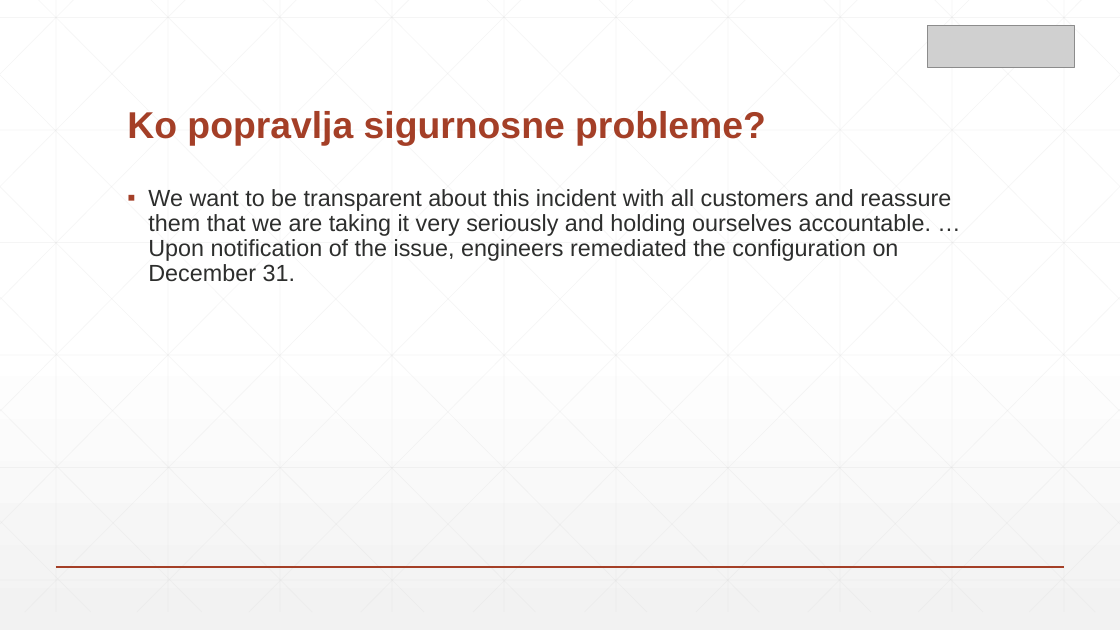
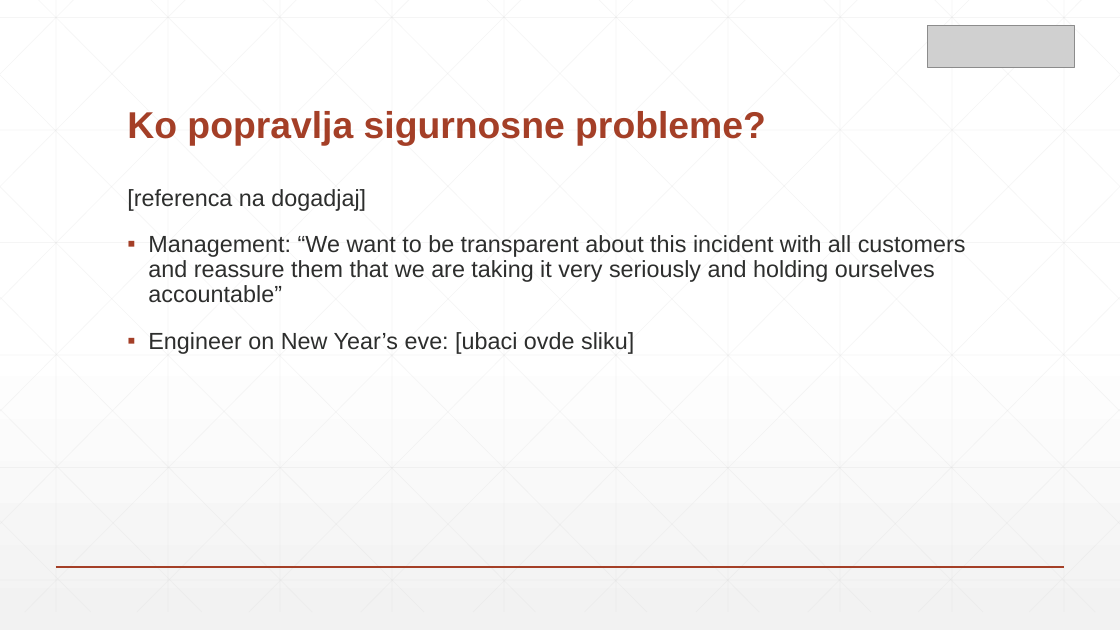
Before and after one commit to zsrdjan/presentations, a slide deck: slide 11 of azure-meetup-key-vault/presentation.pptx. Drawn at 1120x630 pixels with LibreOffice and Linux fonts; fonts in the diff are those of the drawing; grey boxes stand for pictures. Boxes give left, top, right and bottom in pixels: in the first picture for what was removed or moved away, otherwise in the second. Text is boxed around its words. In the diff, an @@ line names an element or a change of style, - is before the commit and + after.

```diff
--- a/azure-meetup-key-vault/presentation.pptx
+++ b/azure-meetup-key-vault/presentation.pptx
@@ text at (x1=127, y1=189, x2=966, y2=354): text changed @@
-▪ We want to be transparent about this incident with all customers and reassure them that we are taking it very seriously and holding ourselves accountable. … Upon notification of the issue, engineers remediated the configuration on December 31.
+[referenca na dogadjaj]
+▪ Management: “We want to be transparent about this incident with all customers and reassure them that we are taking it very seriously and holding ourselves accountable”
+▪ Engineer on New Year’s eve: [ubaci ovde sliku]
```
Also in this commit, not shown: 4 other slides changed, 1 slide removed.
